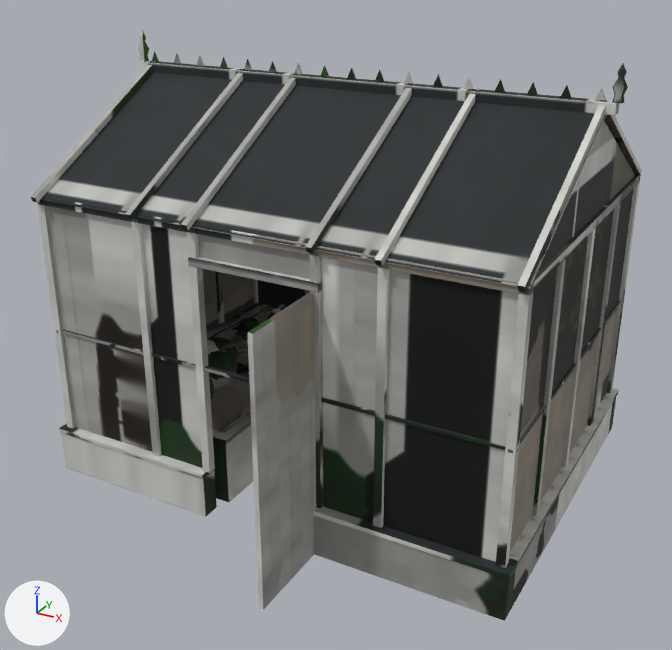
A saved change to the glTF model assets/world/glasshouse.glb.
Both versions are drawn from a 50 mm camera at (3.41, -6.45, 4.4) aimed at (0.11, -0.45, 1.4). Lighting does not change. The marker at lower left points along +X, +Y and +Z. The picture after the commit comes second. Vertices at exactly the same position are counted once.

Names of what the first picture shows: 'glasshouse'.
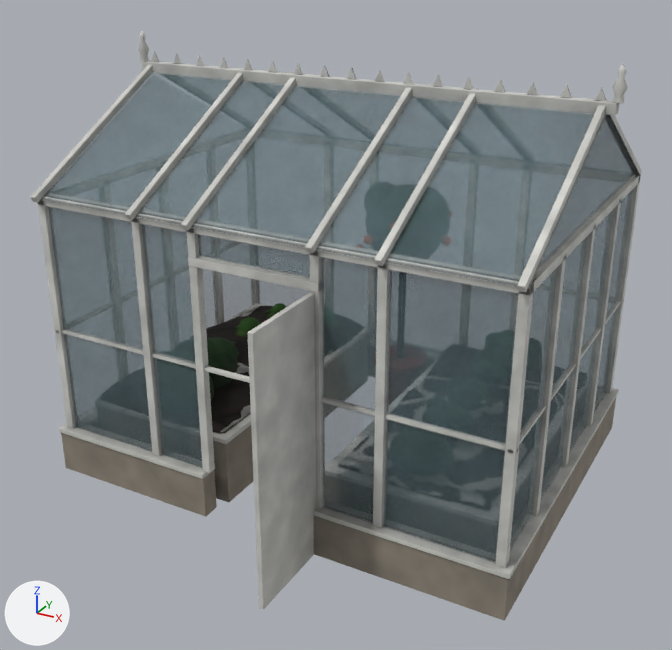
What differs and where, as boxes [x1, y1, x2, y2] in the pictures (672 x 650 px):
'glasshouse', surface changed: [31, 30, 642, 621] in both

Edits to the bpy script that builds the scene:
```text
Change mat_glasshouse:
    mat_glasshouse.texture: img_glasshouse -> img_glasshouse  # not seen -> with its transparency
Change mat_glasshouse_001:
    mat_glasshouse_001.texture: img_glasshouse -> img_glasshouse  # not seen -> with its transparency
Change me_glasshouse:
    where me_glasshouse.from_pydata(...)  # 22508 vertices, 44384 faces; spans x -2.07..2.07, y -2.2..1.53, z 0.0..3.52
    used by ob_glasshouse; location = (0.0, 0.0, 0.0)
    me_glasshouse part 1: 43860 kept faces spanning x -2.07..2.07, y -2.2..1.53, z 0.0..3.52 get new texture (UV) coordinates
```
